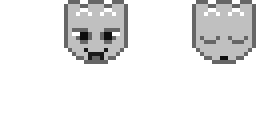
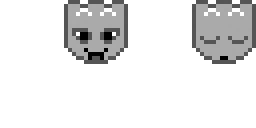
Revision of a layered 256 × 128 image; what changed, layer by layer:
showed "Layer 1", painted on it over [64, 0, 256, 64]
removed layer "Layer 0" over [64, 0, 256, 64]
